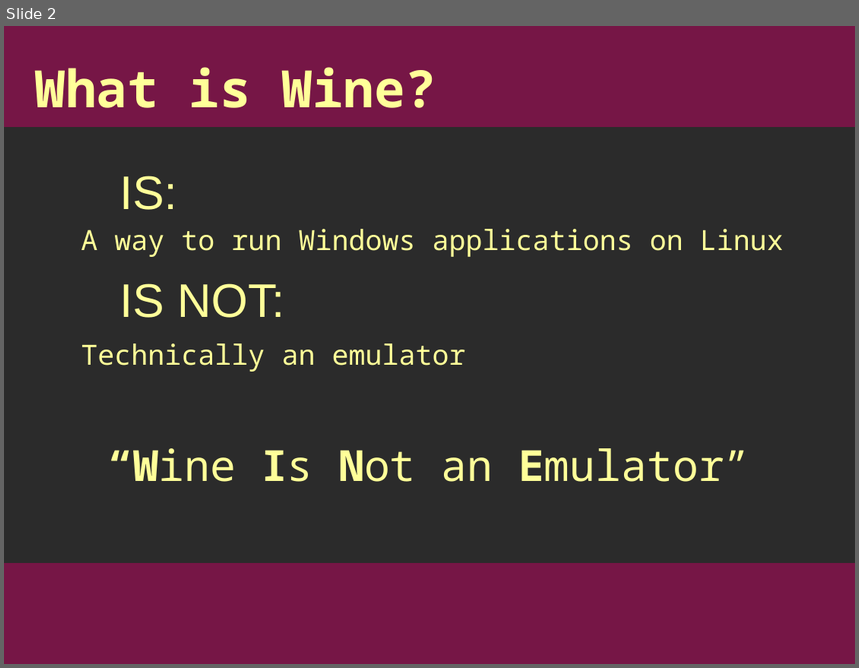
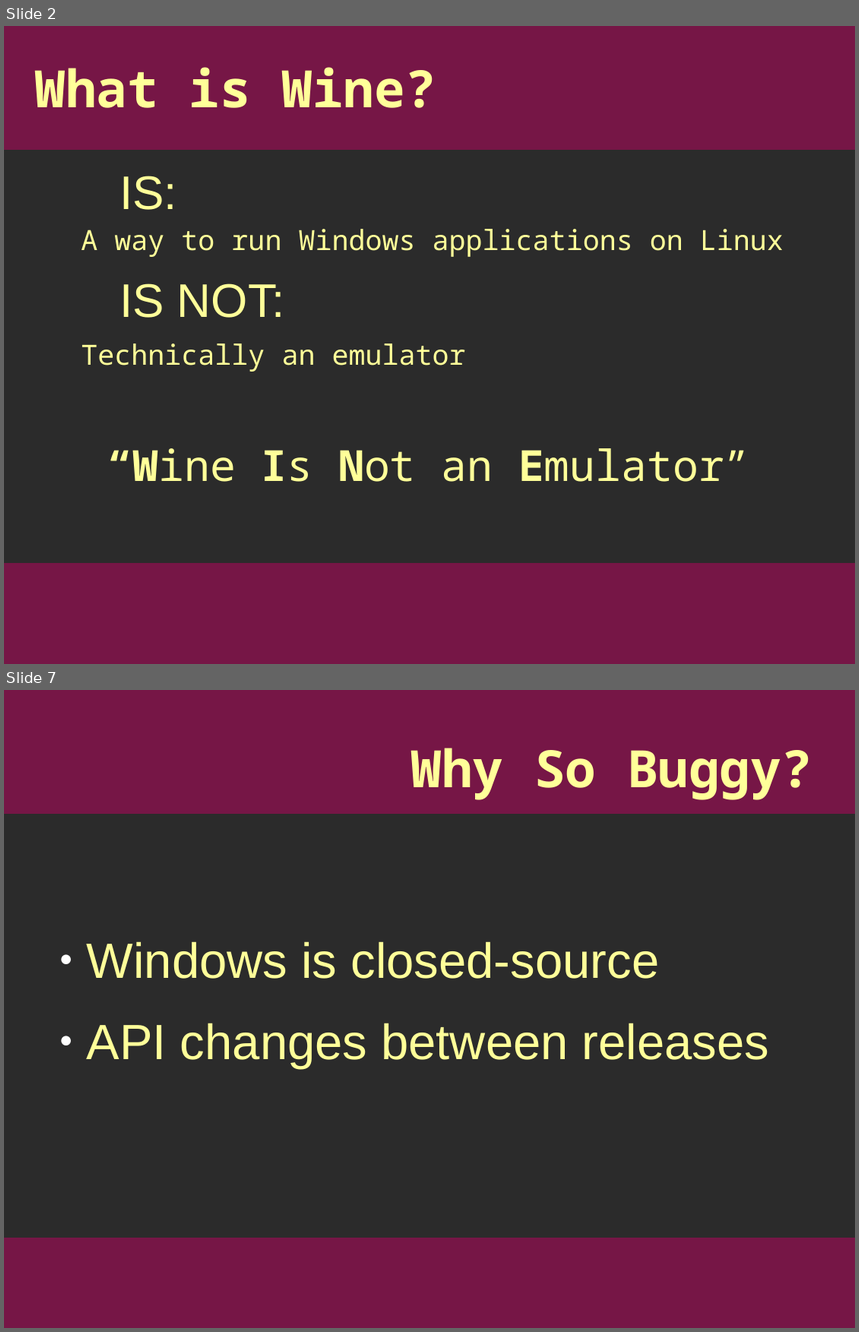
Before and after one commit to Applesauce136/wine-presentation, a slide deck: wine_pres.odp. Shown one above the other, each under a label of ours: slide 2 before the commit, slides 2 and 7 after it; the slides between them are not shown. The pictures are 859x668 and 859x1332 pixels, drawn with LibreOffice and Linux fonts; fonts in the diff are those of the drawing; background and template pictures are left out; a plain dark background stands for a picture behind light text. Boxes give left, top, right and bottom in pixels: in the first picture for what was removed or moved away, otherwise in the second. Text is boxed around its words. In the diff, an @@ line names an element or a change of style, - is before the commit and + after.

```diff
--- a/wine_pres.odp
+++ b/wine_pres.odp
@@ slide 7 added at (x1=4, y1=690, x2=855, y2=1328), background picture (left out); not listed: 2 template elements that a slide beside it also shows @@
@@ title added at (x1=411, y1=748, x2=813, y2=800), 48 pt, text #FFFF99, bold @@
+Why So Buggy?
@@ text added at (x1=87, y1=942, x2=769, y2=1069), 46.2 pt, text #FFFF99 @@
+● Windows is closed-source
+● API changes between releases
@@ slide 2 changed as well @@
@@ rectangle added at (x1=4, y1=26, x2=855, y2=150), fill #761646, outline #761646 0 pt @@
```
Also in this commit, not shown: 1 other slide changed, 7 other slides added.
